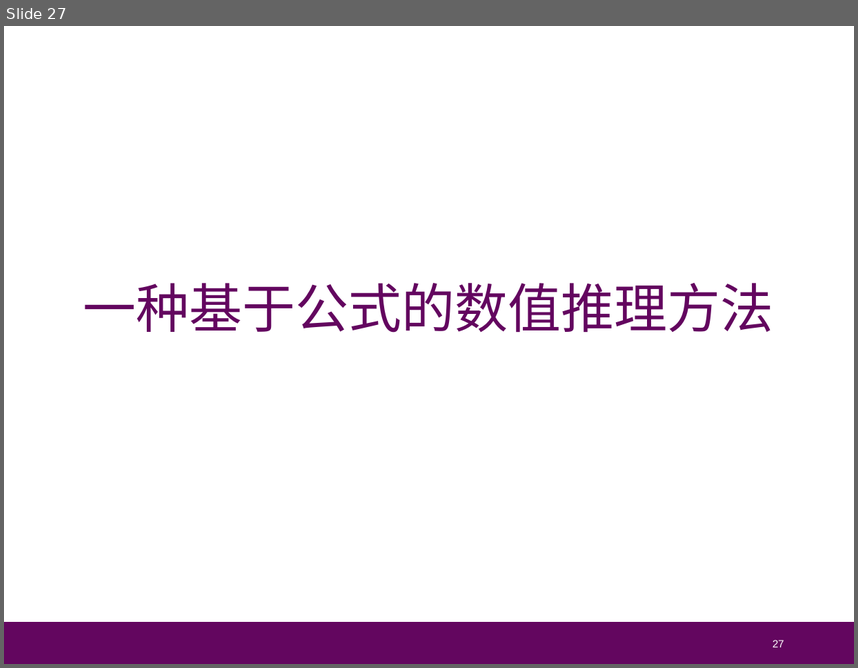
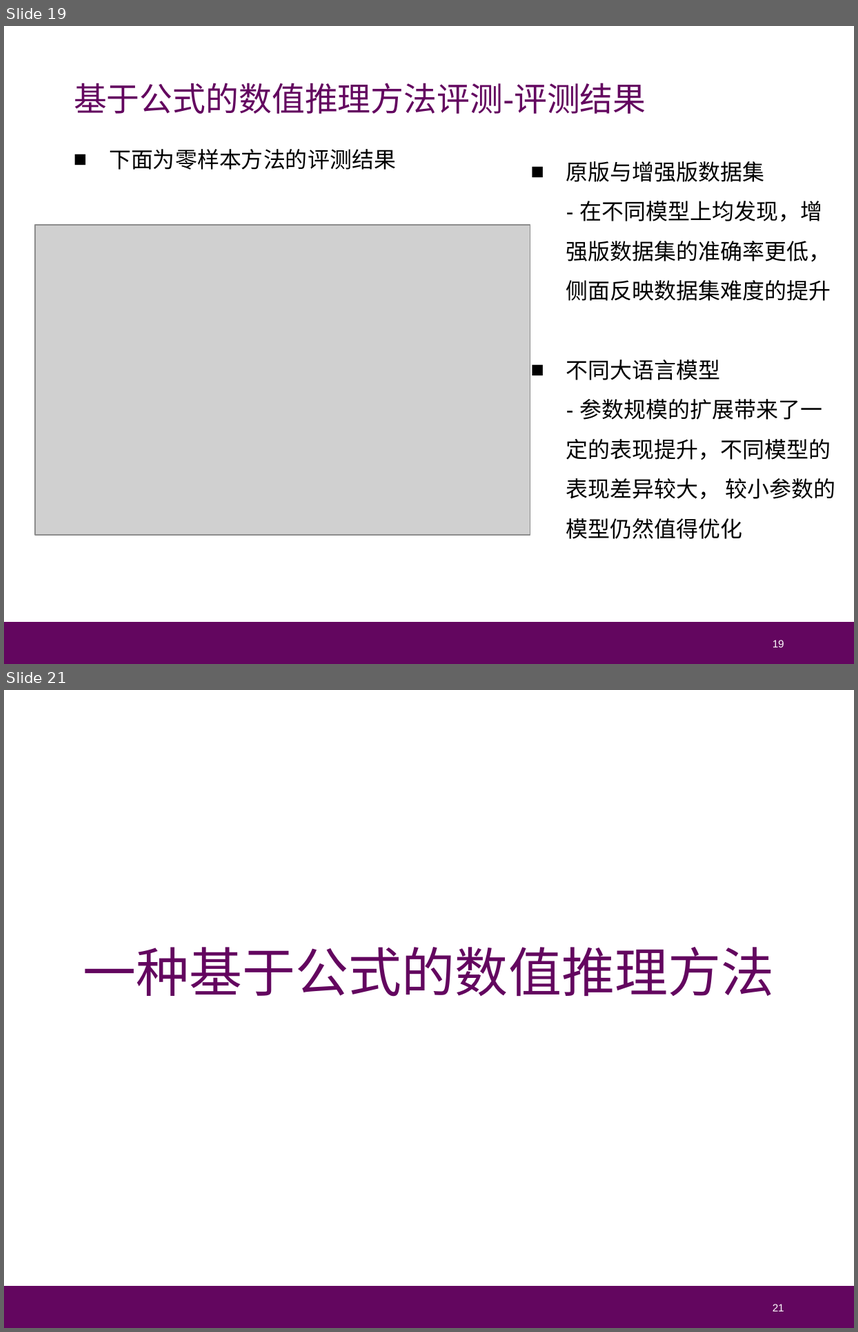
Before and after one commit to Cat-Overflow/NJU_thesis, a slide deck: 毕业答辩/论文答辩_朱博林.pptx. Shown one above the other, each under a label of ours: slide 27 before the commit, slides 19 and 21 after it; the slides between them are not shown. The pictures are 858x668 and 858x1332 pixels, drawn with LibreOffice and Linux fonts; fonts in the diff are those of the drawing; grey boxes stand for pictures. Boxes give left, top, right and bottom in pixels: in the first picture for what was removed or moved away, otherwise in the second. Text is boxed around its words. In the diff, an @@ line names an element or a change of style, - is before the commit and + after.

```diff
--- a/毕业答辩/论文答辩_朱博林.pptx
+++ b/毕业答辩/论文答辩_朱博林.pptx
@@ slide 19 added at box(4, 26, 854, 664), background #FFFFFF; not listed: 1 template element that a slide beside it also shows @@
@@ text added at box(74, 83, 646, 114), 21 pt, text #63065F @@
+基于公式的数值推理方法评测-评测结果
@@ text added at box(109, 149, 396, 170), 14 pt, text #000000 @@
+■ 下面为零样本方法的评测结果
@@ text added at box(566, 161, 836, 539), 14 pt, text #000000 @@
+■ 原版与增强版数据集
+  - 在不同模型上均发现，增强版数据集的准确率更低，侧面反映数据集难度的提升
+■ 不同大语言模型
+  - 参数规模的扩展带来了一定的表现提升，不同模型的表现差异较大， 较小参数的模型仍然值得优化
@@ picture added at box(34, 225, 529, 535) @@
@@ page number added at box(773, 639, 784, 647), 6.8 pt, text #FFFFFF @@
+19
@@ what was slide 27 is now slide 21 @@
@@ page number at box(773, 1303, 784, 1311): text changed @@
-27
+21
```
Also in this commit, not shown: 3 slides changed, 15 other slides added, 18 slides removed.
